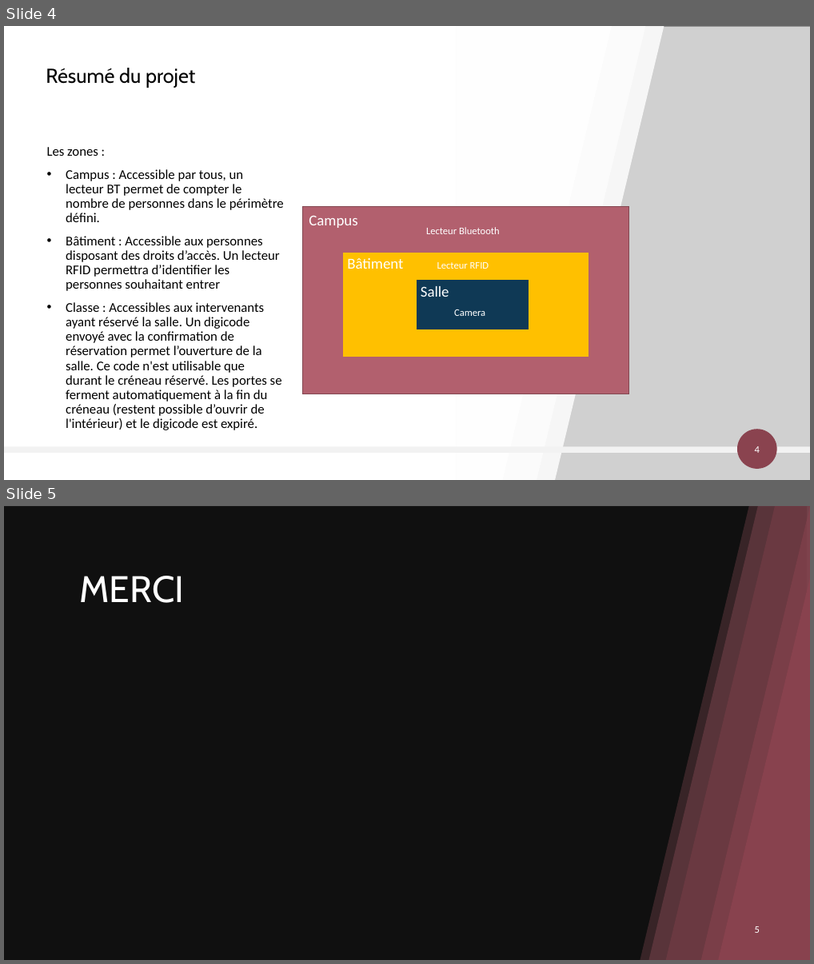
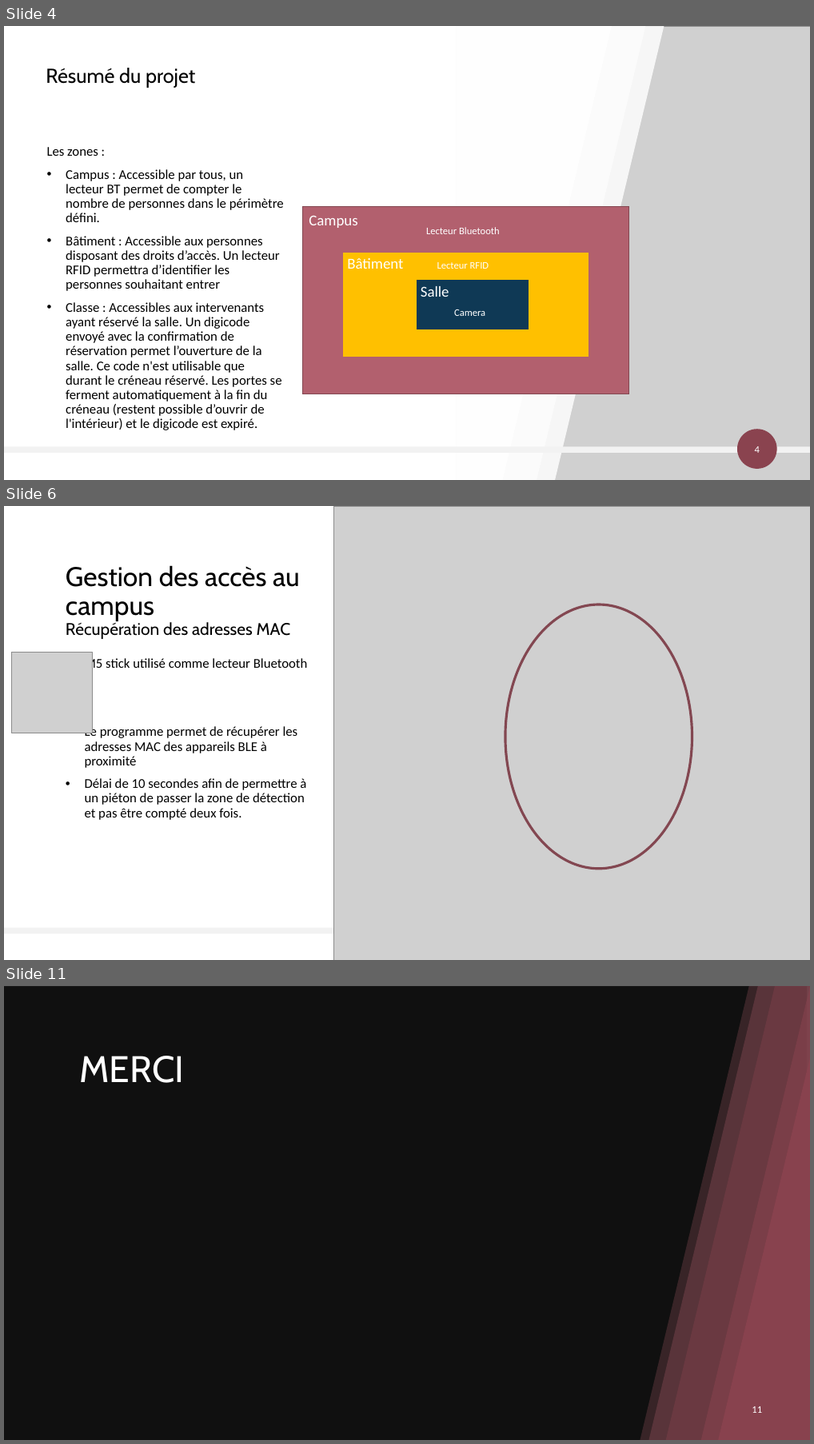
Before and after one commit to AlexandreSaxemard/GestionAccesBatiment, a slide deck: Docs/Gestion des accès au bâtiment.pptx. Shown one above the other, each under a label of ours: slides 4 and 5 before the commit, slides 4, 6 and 11 after it; the slides between them are not shown. The pictures are 814x964 and 814x1444 pixels, drawn with LibreOffice and Linux fonts; fonts in the diff are those of the drawing; grey boxes stand for pictures; background and template pictures are left out; a plain dark background stands for a picture behind light text. Boxes give left, top, right and bottom in pixels: in the first picture for what was removed or moved away, otherwise in the second. Text is boxed around its words. In the diff, an @@ line names an element or a change of style, - is before the commit and + after.

```diff
--- a/Docs/Gestion des accès au bâtiment.pptx
+++ b/Docs/Gestion des accès au bâtiment.pptx
@@ slide 6 added at [4,506,810,960], background #FFFFFF @@
@@ picture added at [334,506,810,960] @@
@@ title added at [66,565,300,639], 20 pt, text #000000 @@
+Gestion des accès au campus
+Récupération des adresses MAC
@@ ellipse added at [506,604,693,868], outline #844751 3 pt @@
@@ picture added at [11,652,92,733] @@
@@ text added at [85,656,307,820], 16 pt, text #000000 @@
+• M5 stick utilisé comme lecteur Bluetooth
+• Le programme permet de récupérer les adresses MAC des appareils BLE à proximité
+• Délai de 10 secondes afin de permettre à un piéton de passer la zone de détection et pas être compté deux fois.
@@ rectangle added at [4,928,810,934], fill #F2F2F2 @@
@@ what was slide 5 is now slide 11 @@
@@ page number at [752,1406,762,1412]: text changed @@
-5
+11
```
Also in this commit, not shown: 1 slide changed, 5 other slides added, 1 other file.
